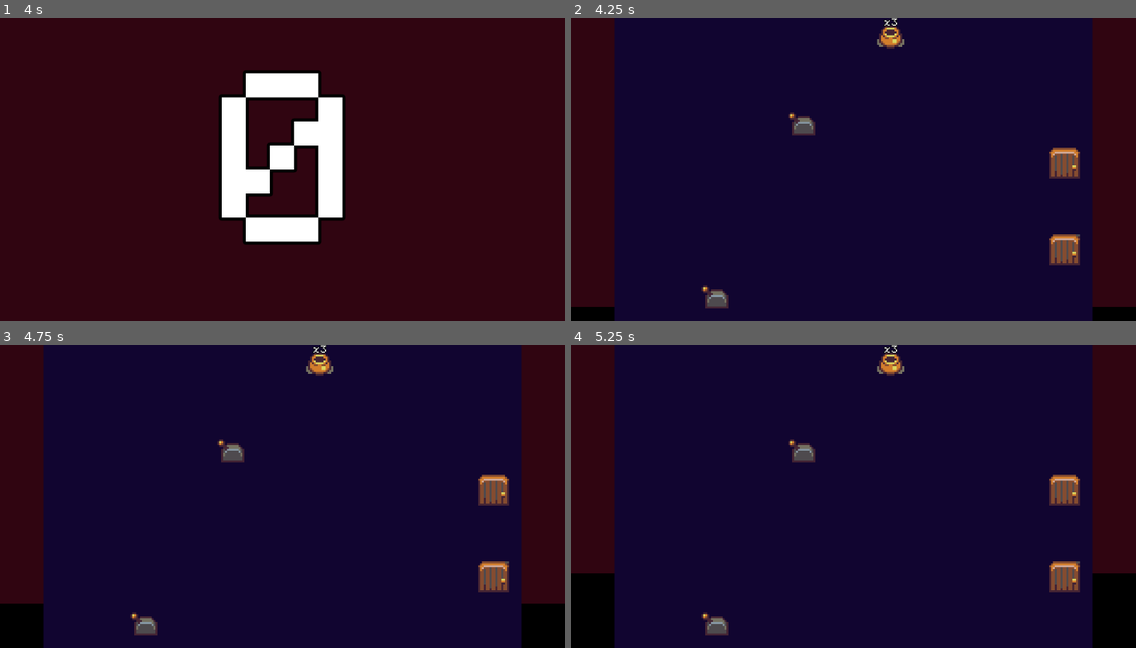
Above: before the commit, frames 1-4 (two rows, left to right).
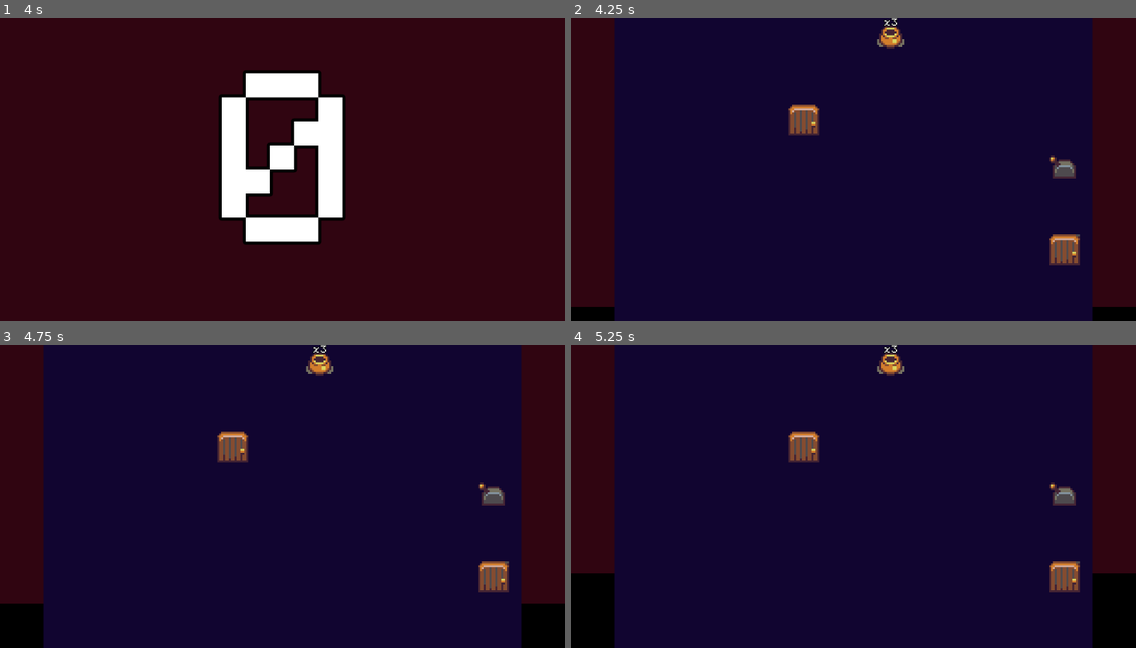
Above: after the commit, the same moments.

Repository: tedsteen/godot-cursors
Game: Godot game, scene res://level_intro.tscn
Two runs of this game, one before a commit and one after it. Both use one fixed random seed, a clock stepped at 60 frames per second and the inputs below. Sound files missing from this copy of the repository are replaced by a short silence.
Inputs (mouse positions are in pixels of both pictures, inside the frame that each line leads up to):
- Up to frame 1 (4 s): tap Enter at 0.5, 2.75 s; move the mouse to (406, 154) at 0.52 s; click (406, 154) at 0.67 s; move the mouse to (169, 184) at 1.27 s; click (169, 184) at 1.42 s; tap Space at 2, 3.5 s; move the mouse to (339, 102) at 2.02 s; click (339, 102) at 2.17 s; move the mouse to (254, 230) at 2.77 s; click (254, 230) at 2.92 s; move the mouse to (452, 214) at 3.52 s; click (452, 214) at 3.67 s
- Up to frame 2 (4.25 s): no input
- Up to frame 3 (4.75 s): move the mouse to (113, 451) at 4.27 s; click (113, 451) at 4.42 s
- Up to frame 4 (5.25 s): move the mouse to (881, 496) at 5.02 s; click (881, 496) at 5.17 s

Frame 1 is identical in both runs. In frame 2, 1.2% of the frame differs, in the area x 23-91%, y 28-96%; in frame 3, 1.2%; in frame 4, 1.2%.

Commit message:
cleanups

Diff:
--- a/entities/door.gd
+++ b/entities/door.gd
@@ -13,6 +13,7 @@
 var lever: Lever
 
 func _ready():
+	add_to_group("doors")
 	var entity = get_hidden_entity()
 	if entity:
 		hidden_entity_container.add_child(entity)
--- a/entities/gem.gd
+++ b/entities/gem.gd
@@ -2,6 +2,9 @@
 class_name Gem
 
 @onready var checkpoint_audio = %CheckpointAudio
+
+func _ready():
+	add_to_group("gems")
 
 func handle_mouse(event: InputEventMouse):
 	if checkpoint_audio.has_stream_playback(): return
--- a/entities/lever.gd
+++ b/entities/lever.gd
@@ -8,6 +8,9 @@
 var is_pulled = false : set = set_is_pulled
 
 signal pulled(pulled: bool)
+
+func _ready():
+	add_to_group("levers")
 
 func handle_mouse(event: InputEventMouse):
 	if event is InputEventMouseButton and event.button_index == MouseButton.MOUSE_BUTTON_LEFT:
--- a/entities/pot.gd
+++ b/entities/pot.gd
@@ -12,6 +12,7 @@
 func _ready():
 	set_health(health)
 	start_health = health
+	add_to_group("pots")
 
 func handle_mouse(event: InputEventMouse):
 	if event is InputEventMouseButton && event.button_index == 1 && event.pressed:
--- a/entities/pot.tscn
+++ b/entities/pot.tscn
@@ -50,17 +50,13 @@
 script = ExtResource("2_gv1eb")
 health = 0
 metadata/_edit_vertical_guides_ = [64.0, 32.0]
-metadata/_edit_horizontal_guides_ = [64.0]
 
 [node name="AnimatedSprite2D" parent="." index="0"]
-unique_name_in_owner = false
-position = Vector2(32, 32)
 scale = Vector2(4, 4)
 sprite_frames = SubResource("SpriteFrames_2nlsy")
 animation = &"destroy"
 
 [node name="CollisionShape2D" parent="." index="1"]
-unique_name_in_owner = false
 position = Vector2(32, 39)
 shape = SubResource("CircleShape2D_eljr6")
 
--- a/entities/stairs_up.gd
+++ b/entities/stairs_up.gd
@@ -3,6 +3,9 @@
 
 @onready var next_level_audio = %NextLevelAudio
 
+func _ready():
+	add_to_group("up_stairs")
+
 func handle_mouse(event: InputEventMouse):
 	if event is InputEventMouseButton && event.button_index == 1 && event.pressed:
 		next_level_audio.play()
--- a/level.gd
+++ b/level.gd
@@ -34,36 +34,30 @@
 	cursors = []
 	reset_time(true)
 
-func put_behind_door(entity: Entity) -> Array[Entity]:
+func put_behind_door(lever: Lever, entity: Entity) -> Door:
 	var door: Door = door_res.instantiate()
-	var lever: Lever = lever_res.instantiate()
-
-	door.add_to_group("doors")
-	lever.add_to_group("levers")
-
 	door.lever = lever
-
 	door.hidden_entity = entity
-	return [door, lever]
+	return door
 
 func generate_map_data(difficulty: int, amount: int):
 	var available_entities: Array[Entity] = []
 
 	for i in range(0, amount):
 		var pot: Pot = pot_res.instantiate()
-		pot.add_to_group("pots")
 		pot.health = rng.randi() % difficulty + 1
 		available_entities.append(pot)
 
+	var lever: Lever = lever_res.instantiate()
+	available_entities.append(lever)
+
 	var gem: Gem = gem_res.instantiate()
-	gem.add_to_group("gems")
 	#available_entities.append(gem)
-	available_entities.append_array(put_behind_door(gem))
+	available_entities.append(put_behind_door(lever, gem))
 
 	var stairs_up: StairsUp = stairs_up_res.instantiate()
-	stairs_up.add_to_group("up_stairs")
 	#available_entities.append(stairs_up)
-	available_entities.append_array(put_behind_door(stairs_up))
+	available_entities.append(put_behind_door(lever, stairs_up))
 
 	var width = int(background_rect.size.x / CELL_SIZE)
 	var height = int(background_rect.size.y / CELL_SIZE)
